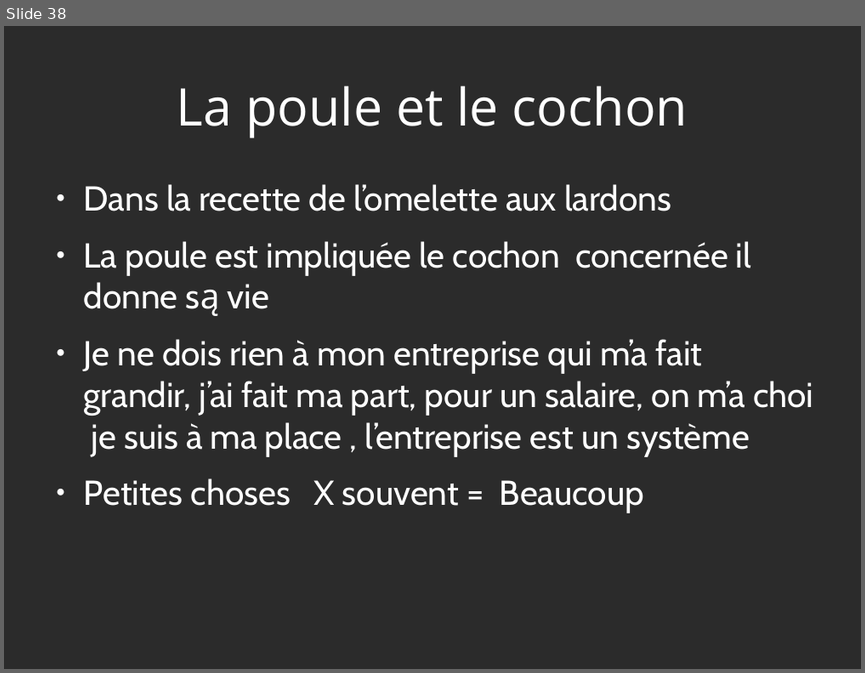
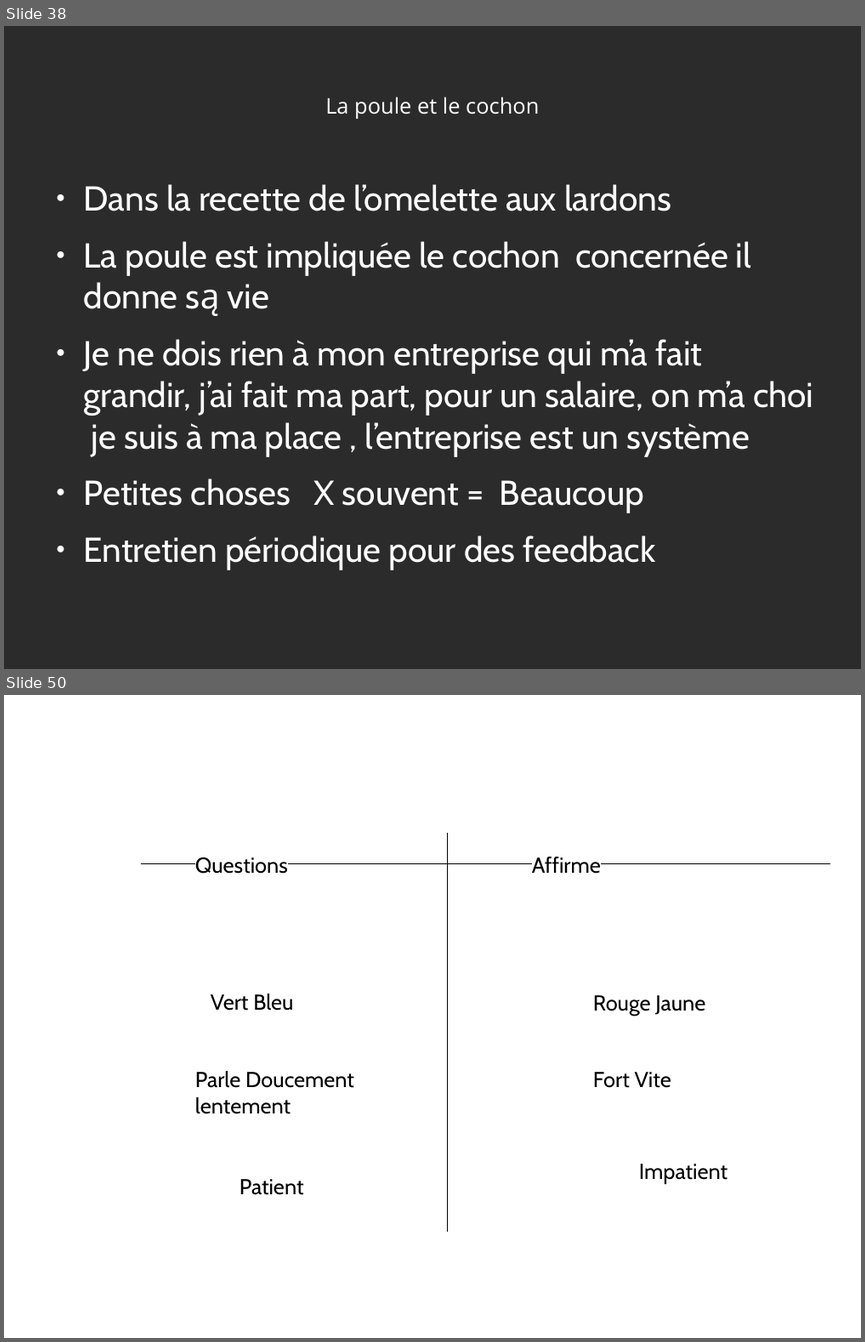
Before and after one commit to heylve/current, a slide deck: admin_perso/germe_formation.odp. Shown one above the other, each under a label of ours: slide 38 before the commit, slides 38 and 50 after it; the slides between them are not shown. The pictures are 865x673 and 865x1342 pixels, drawn with LibreOffice and Linux fonts; fonts in the diff are those of the drawing; background and template pictures are left out; a plain dark background stands for a picture behind light text. Boxes give left, top, right and bottom in pixels: in the first picture for what was removed or moved away, otherwise in the second. Text is boxed around its words. In the diff, an @@ line names an element or a change of style, - is before the commit and + after.

```diff
--- a/admin_perso/germe_formation.odp
+++ b/admin_perso/germe_formation.odp
@@ slide 50 added at <box>4,695,861,1338</box>, background picture (left out) @@
@@ title added at <box>46,721,818,828</box>, 20 pt, text #FFFFFF @@
+Graphique Couleurs
@@ line added from (448, 833) to (448, 1231), #000000 0 pt @@
@@ line added from (142, 863) to (830, 863), #000000 0 pt @@
@@ text added at <box>195,857,288,873</box>, 20 pt, text #000000 @@
+Questions
@@ text added at <box>532,857,601,873</box>, 20 pt, text #000000 @@
+Affirme
@@ text added at <box>211,993,293,1010</box>, 20 pt, text #000000 @@
+Vert Bleu
@@ text added at <box>593,995,705,1015</box>, 20 pt, text #000000 @@
+Rouge Jaune
@@ text added at <box>195,1071,354,1114</box>, 20 pt, text #000000 @@
+Parle Doucement
+lentement
@@ text added at <box>593,1072,671,1088</box>, 20 pt, text #000000 @@
+Fort Vite
@@ text added at <box>239,1179,304,1195</box>, 20 pt, text #000000 @@
+Patient
@@ text added at <box>639,1163,727,1184</box>, 20 pt, text #000000 @@
+Impatient
@@ slide 38 changed as well @@
@@ title "La poule et le cochon" at <box>325,97,539,119</box>: size 48 to 20 pt @@
@@ text at <box>84,535,656,569</box>: paragraph added @@
+● Entretien périodique pour des feedback
```
Also in this commit, not shown: 36 other slides changed, 25 other slides added, 1 other file.
